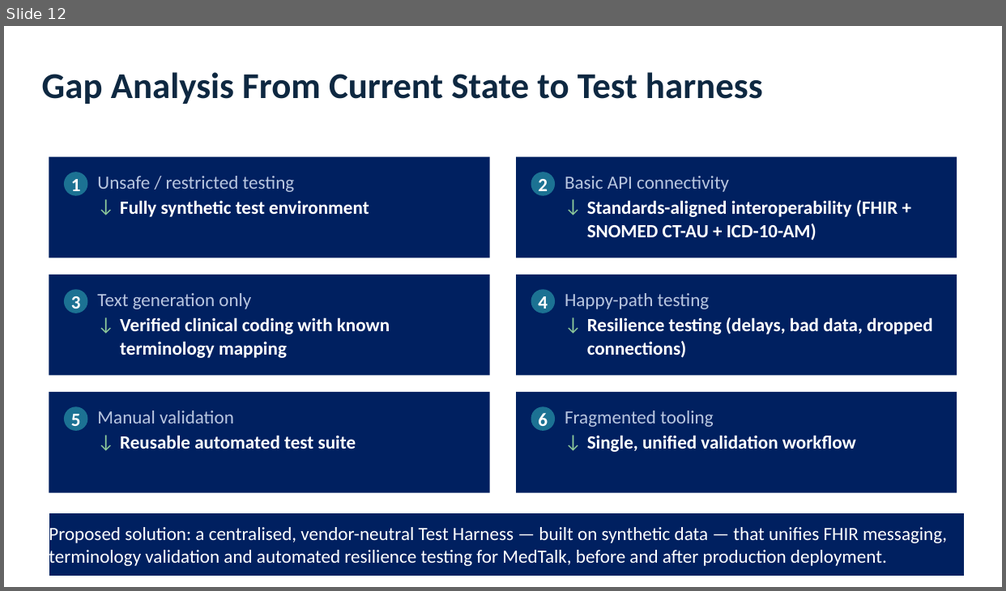
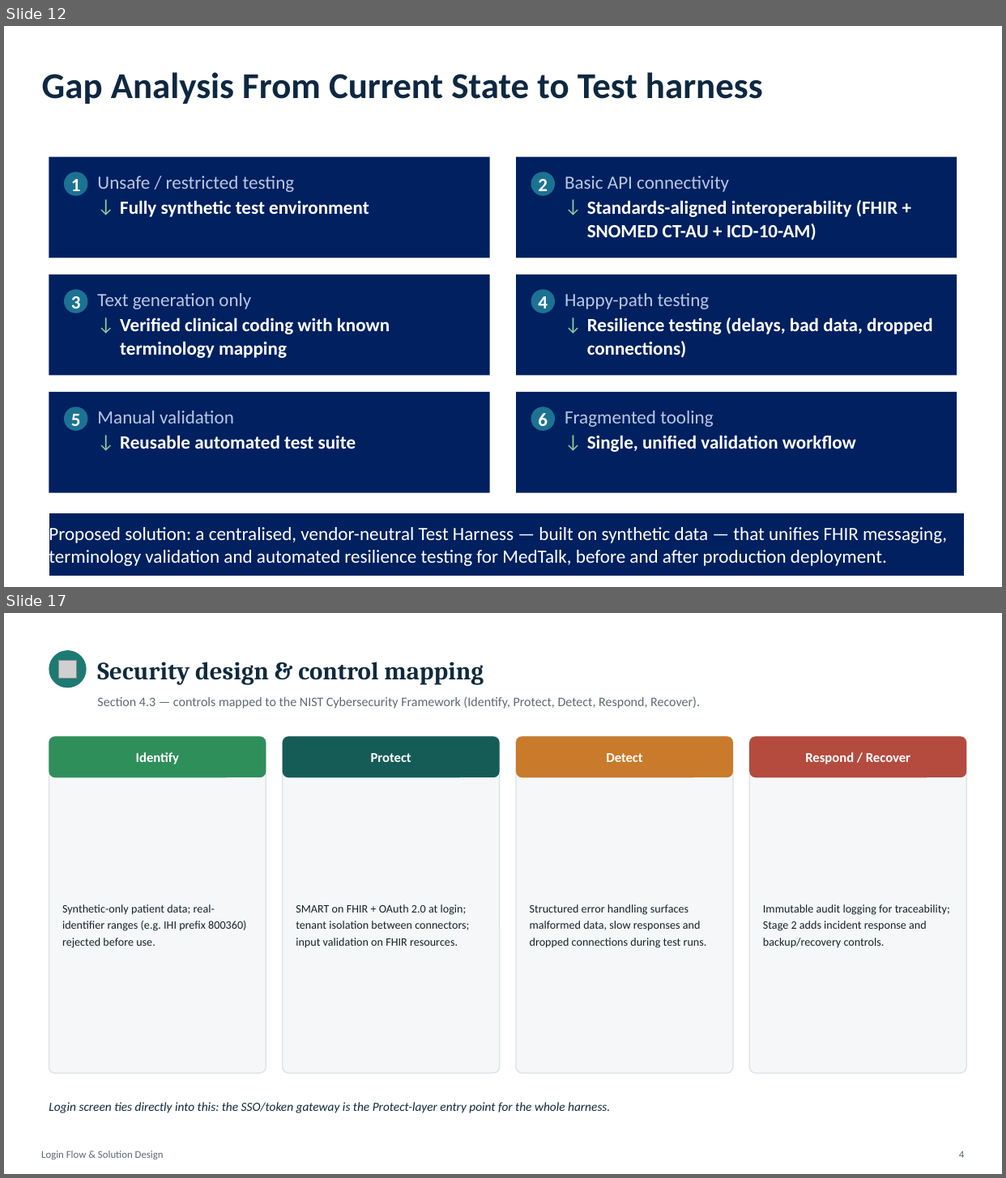
Before and after one commit to SkinnySeal17/HEAALTHCARE_SYSTEM, a slide deck: DOCUMENTS/Presentation_Assignment2.pptx. Shown one above the other, each under a label of ours: slide 12 before the commit, slides 12 and 17 after it; the slides between them are not shown. The pictures are 1006x591 and 1006x1178 pixels, drawn with LibreOffice and Linux fonts; fonts in the diff are those of the drawing; grey boxes stand for pictures. Boxes give left, top, right and bottom in pixels: in the first picture for what was removed or moved away, otherwise in the second. Text is boxed around its words. In the diff, an @@ line names an element or a change of style, - is before the commit and + after.

Commit message:
update presentation

```diff
--- a/DOCUMENTS/Presentation_Assignment2.pptx
+++ b/DOCUMENTS/Presentation_Assignment2.pptx
@@ slide 17 added at <box>4,613,1002,1174</box>, background #FFFFFF @@
@@ ellipse added at <box>49,650,87,688</box>, fill #1D7A73 @@
@@ picture added at <box>58,660,77,678</box> @@
@@ text added at <box>97,662,484,685</box>, 24 pt, text #0F2A3D, bold @@
+Security design & control mapping
@@ text added at <box>97,696,700,709</box>, 12.5 pt, text #5B6B73 @@
+Section 4.3 — controls mapped to the NIST Cybersecurity Framework (Identify, Protect, Detect, Respond, Recover).
@@ rounded rectangle added at <box>49,736,266,1073</box>, fill #F5F7F8, outline #DCE2E5 1 pt @@
@@ rounded rectangle added at <box>49,736,266,777</box>, fill #2F8F5B @@
@@ text added at <box>136,752,179,764</box>, 13 pt, text #FFFFFF, bold @@
+Identify
@@ rounded rectangle added at <box>283,736,500,1073</box>, fill #F5F7F8, outline #DCE2E5 1 pt @@
@@ rounded rectangle added at <box>283,736,500,777</box>, fill #155C57 @@
@@ text added at <box>371,753,411,762</box>, 13 pt, text #FFFFFF, bold @@
+Protect
@@ rounded rectangle added at <box>516,736,733,1073</box>, fill #F5F7F8, outline #DCE2E5 1 pt @@
@@ rounded rectangle added at <box>516,736,733,777</box>, fill #C97A2B @@
@@ text added at <box>606,753,642,762</box>, 13 pt, text #FFFFFF, bold @@
+Detect
@@ rounded rectangle added at <box>750,736,967,1073</box>, fill #F5F7F8, outline #DCE2E5 1 pt @@
@@ rounded rectangle added at <box>750,736,967,777</box>, fill #B44B3E @@
@@ text added at <box>805,752,910,764</box>, 13 pt, text #FFFFFF, bold @@
+Respond / Recover
@@ text added at <box>62,905,246,948</box>, 11 pt, text #16232C @@
+Synthetic-only patient data; real-identifier ranges (e.g. IHI prefix 800360) rejected before use.
@@ text added at <box>296,905,469,948</box>, 11 pt, text #16232C @@
+SMART on FHIR + OAuth 2.0 at login; tenant isolation between connectors; input validation on FHIR resources.
@@ text added at <box>530,905,707,948</box>, 11 pt, text #16232C @@
+Structured error handling surfaces malformed data, slow responses and dropped connections during test runs.
@@ text added at <box>763,905,950,948</box>, 11 pt, text #16232C @@
+Immutable audit logging for traceability; Stage 2 adds incident response and backup/recovery controls.
@@ text added at <box>49,1102,610,1114</box>, 12 pt, text #0F2A3D, italic @@
+Login screen ties directly into this: the SSO/token gateway is the Protect-layer entry point for the whole harness.
@@ text added at <box>41,1151,164,1160</box>, 10 pt, text #5B6B73 @@
+Login Flow & Solution Design
@@ text added at <box>959,1152,964,1158</box>, 10 pt, text #5B6B73 @@
+4
```
Also in this commit, not shown: 9 other slides added.
